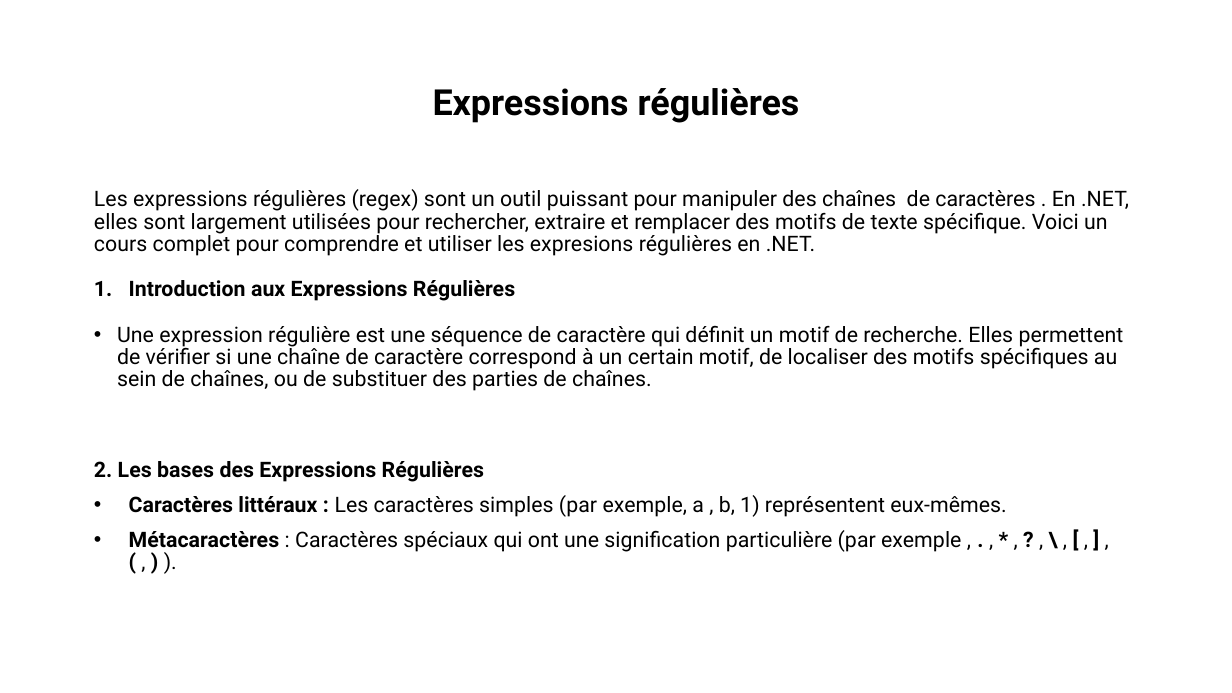
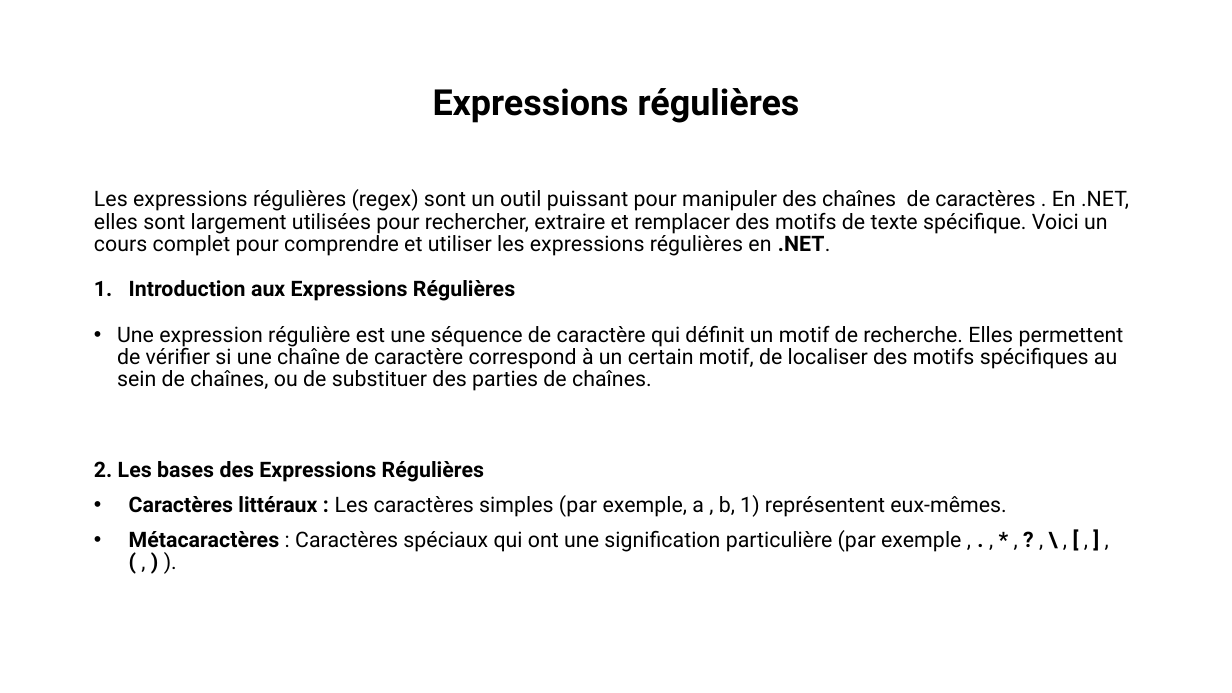
Before and after one commit to alimakri/DanCookStage, a slide deck: slide 6 of Documents/DanCook_Stage.pptx. Drawn at 1232x693 pixels with LibreOffice and Linux fonts; fonts in the diff are those of the drawing. Boxes give left, top, right and bottom in pixels: in the first picture for what was removed or moved away, otherwise in the second. Text is boxed around its words. In the diff, an @@ line names an element or a change of style, - is before the commit and + after.

```diff
--- a/Documents/DanCook_Stage.pptx
+++ b/Documents/DanCook_Stage.pptx
@@ text at (94,189,1129,256): text changed @@
-Les expressions régulières (regex) sont un outil puissant pour manipuler des chaînes de caractères . En .NET, elles sont largement utilisées pour rechercher, extraire et remplacer des motifs de texte spécifique. Voici un cours complet pour comprendre et utiliser les expresions régulières en .NET.
+Les expressions régulières (regex) sont un outil puissant pour manipuler des chaînes de caractères . En .NET, elles sont largement utilisées pour rechercher, extraire et remplacer des motifs de texte spécifique. Voici un cours complet pour comprendre et utiliser les expressions régulières en .NET.
```
Also in this commit, not shown: 2 other slides changed, 4 slides added, 44 other files.
